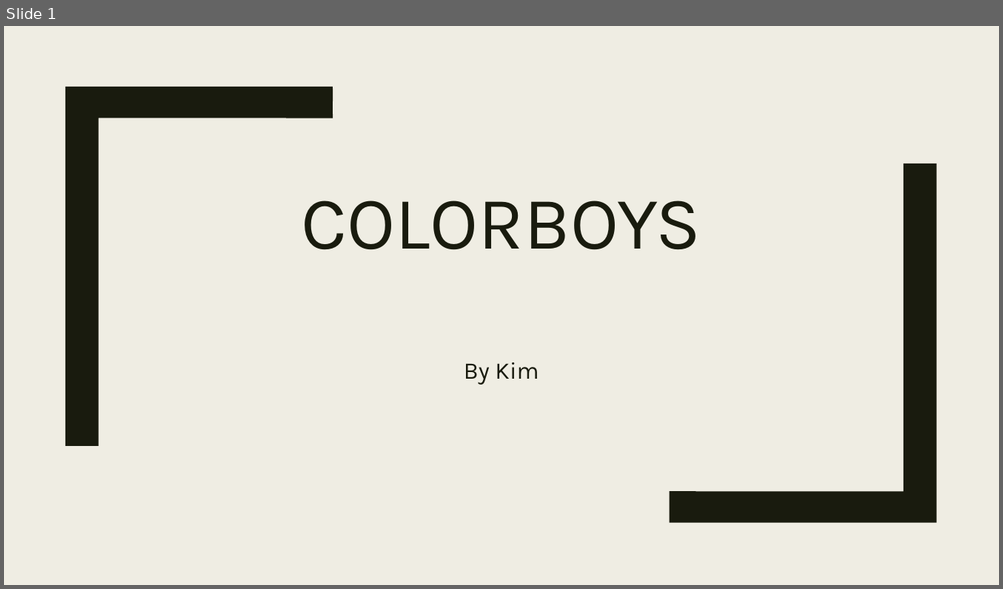
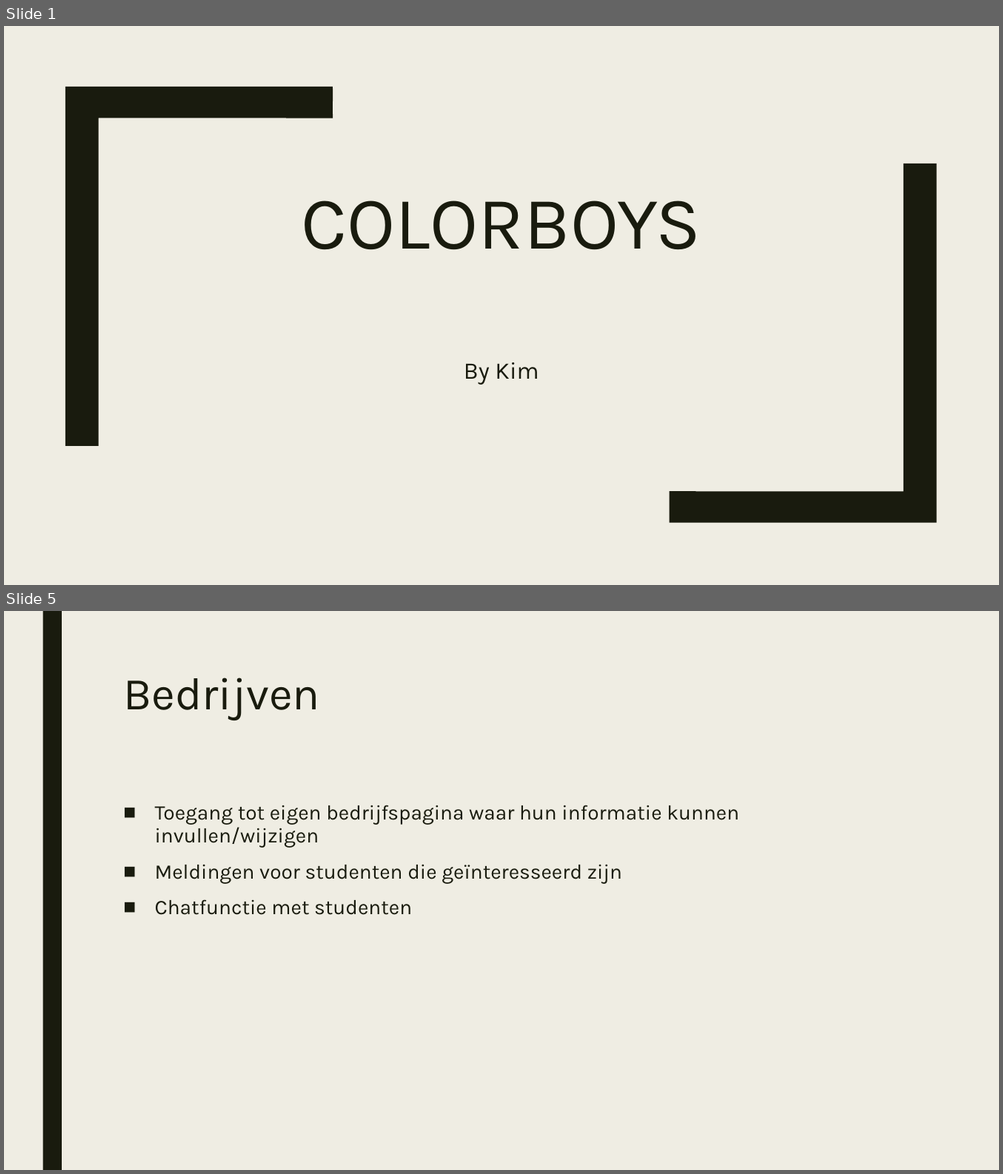
Before and after one commit to Tom0205/StageBeheer, a slide deck: Documenten/PitchPP.pptx. Shown one above the other, each under a label of ours: slide 1 before the commit, slides 1 and 5 after it; the slides between them are not shown. The pictures are 1003x589 and 1003x1174 pixels, drawn with LibreOffice and Linux fonts; fonts in the diff are those of the drawing. Boxes give left, top, right and bottom in pixels: in the first picture for what was removed or moved away, otherwise in the second. Text is boxed around its words. In the diff, an @@ line names an element or a change of style, - is before the commit and + after.

```diff
--- a/Documenten/PitchPP.pptx
+++ b/Documenten/PitchPP.pptx
@@ slide 5 added at (4,611,999,1170), background #EFEDE3 @@
@@ rectangle added at (42,611,62,1170), fill #191B0E @@
@@ title added at (123,678,320,721), 44 pt, text #191B0E @@
+Bedrijven
@@ text added at (155,805,739,915), 20 pt, text #191B0E @@
+■ Toegang tot eigen bedrijfspagina waar hun informatie kunnen invullen/wijzigen
+■ Meldingen voor studenten die geïnteresseerd zijn
+■ Chatfunctie met studenten
```
Also in this commit, not shown: 1 slide changed, 3 other slides added, 2 slides removed, 1 other file.
